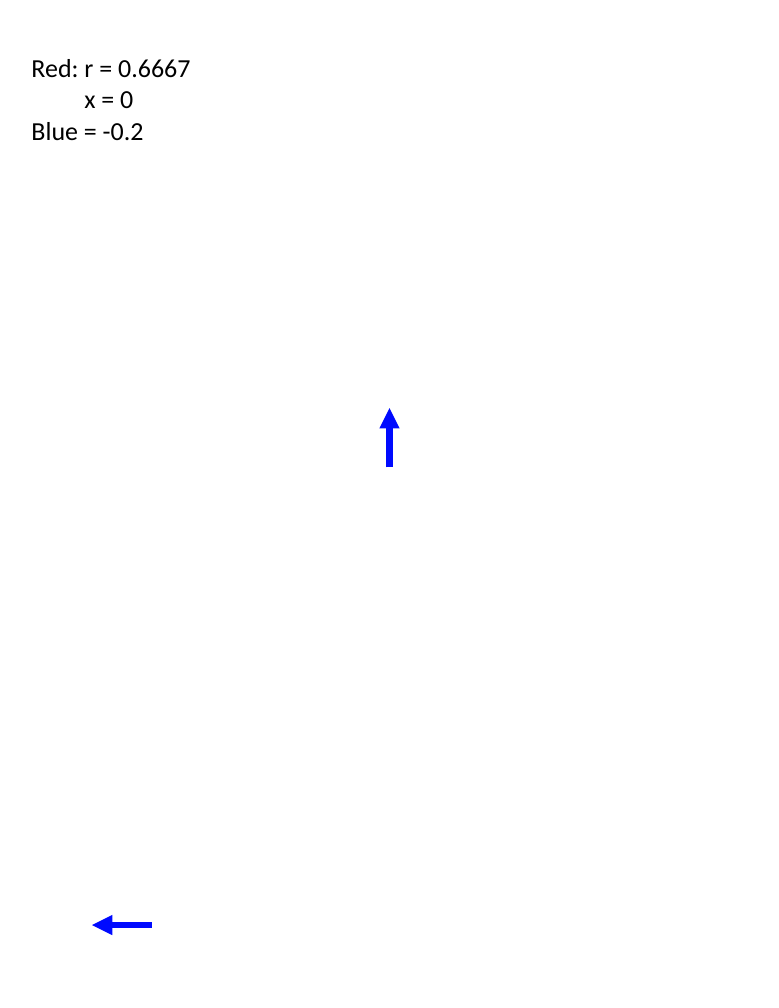
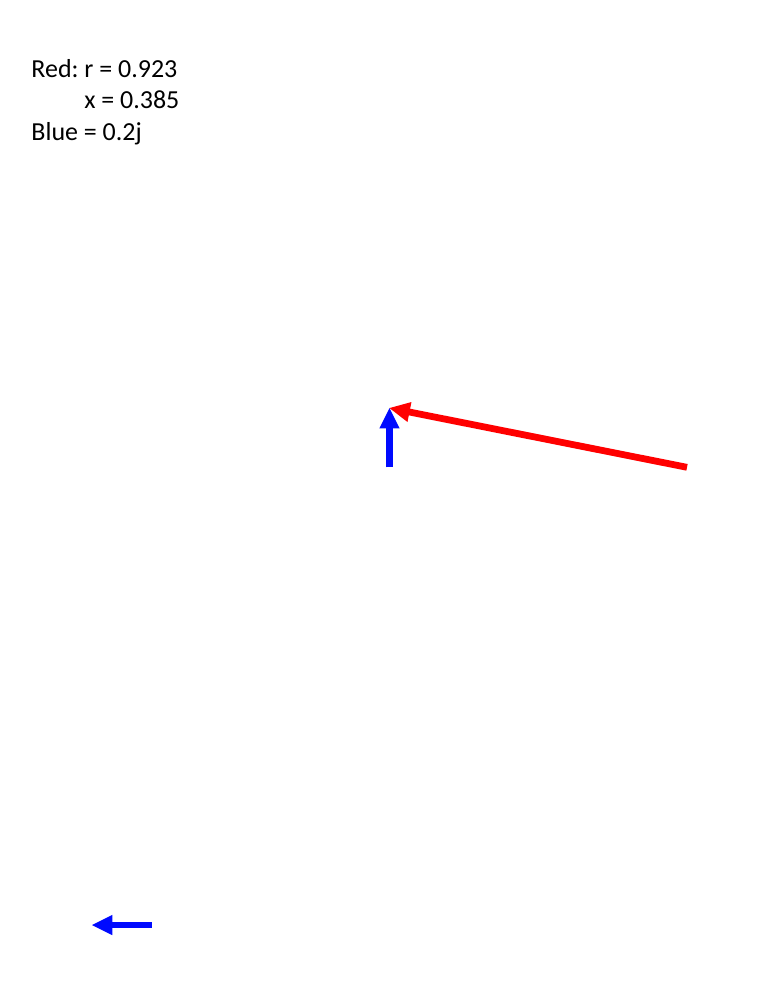
Before and after one commit to mjacks31-513/513, a slide deck: slide 9 of HW10_SmithCharts.pptx. Drawn at 779x1008 pixels with LibreOffice and Linux fonts; fonts in the diff are those of the drawing; background and template pictures are left out. Boxes give left, top, right and bottom in pixels: in the first picture for what was removed or moved away, otherwise in the second. Text is boxed around its words. In the diff, an @@ line names an element or a change of style, - is before the commit and + after.

```diff
--- a/HW10_SmithCharts.pptx
+++ b/HW10_SmithCharts.pptx
@@ text at bbox=[31, 59, 179, 145]: text changed @@
-Red: r = 0.6667
-x = 0
-Blue = -0.2
+Red: r = 0.923
+x = 0.385
+Blue = 0.2j
@@ arrow added from (687, 467) to (390, 408), #FF0000 8 pt @@
```
Also in this commit, not shown: 2 slides added, 2 slides removed.
